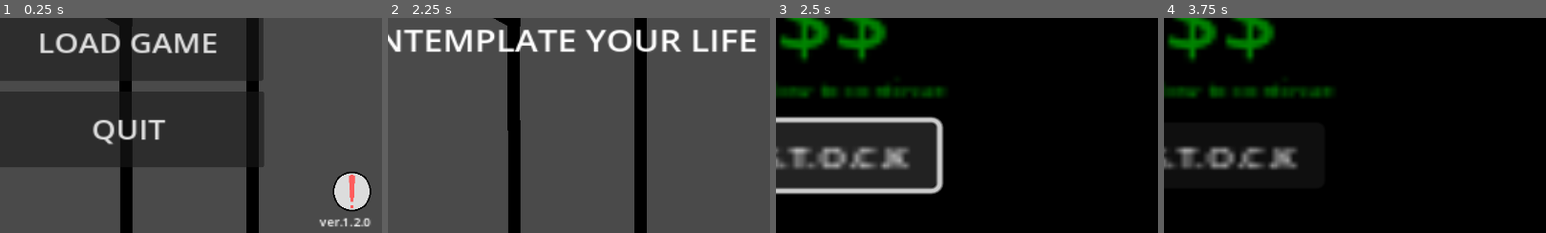
Above: before the commit, frames 1-4 (left to right).
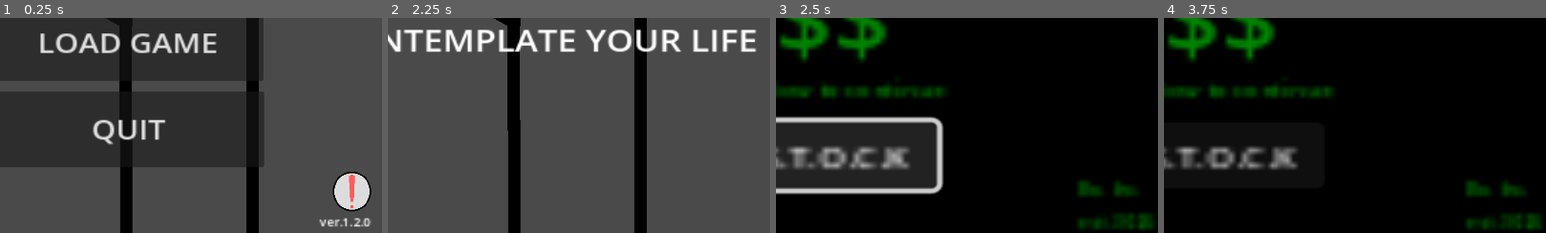
Above: after the commit, the same moments.

Repository: AwesomeGearBoy/capitalism-the-game
Game: Godot game, scene res://scenes/main.tscn
Two runs of this game, one before a commit and one after it. Both use one fixed random seed, a clock stepped at 60 frames per second and the inputs below.
Inputs:
- Up to frame 1 (0.25 s): no input
- Up to frame 2 (2.25 s): click "NEW GAME" at 0.5 s; click "YES" at 1.25 s; click "ENTER S.T.O.C.K" at 2 s
- Up to frame 3 (2.5 s): no input
- Up to frame 4 (3.75 s): click "ENTER S.T.O.C.K" at 2.75 s; click "$$ COLLECT REVENUE $$" at 3.5 s
The pictures show only the part of the screen within x 50-100%, y 50-100%; the shares and areas given below are measured in that part.

Frames 1-2 are identical in both runs. In frame 3, 1.7% of the frame differs, in the area x 79-99%, y 75-99%; in frame 4, 1.7%.
Error in both runs: Cannot call method 'store_string' on a null value. (res://scripts/savedata.gd:5)

Commit message:
More formatting to update

Diff:
--- a/scenes/main.tscn
+++ b/scenes/main.tscn
@@ -564,6 +564,16 @@
 theme_override_font_sizes/font_size = 12
 text = "ENTER S.T.O.C.K"
 
+[node name="BachIndustries" type="Label" parent="StockTitle"]
+offset_left = 104.125
+offset_top = 61.9704
+offset_right = 130.125
+offset_bottom = 82.9704
+theme_override_colors/font_color = Color(0, 0.517647, 0, 1)
+theme_override_font_sizes/font_size = 6
+text = "Ba. Inc.
+est. 3026"
+
 [node name="StockMarket" type="Sprite2D" parent="."]
 visible = false
 position = Vector2(724.75, 406)
@@ -597,6 +607,15 @@
 theme_override_font_sizes/font_size = 9
 text = "stock_price = $0"
 
+[node name="StockSellingPrice" type="Label" parent="StockMarket"]
+offset_left = -131.279
+offset_top = -47.9434
+offset_right = 11.7213
+offset_bottom = -33.9434
+theme_override_colors/font_color = Color(0, 0.517647, 0, 1)
+theme_override_font_sizes/font_size = 9
+text = "stock_selling_price = $0"
+
 [node name="StockVersion" type="Label" parent="StockMarket"]
 offset_left = -133.0
 offset_top = 73.0
@@ -604,18 +623,54 @@
 offset_bottom = 85.0
 theme_override_colors/font_color = Color(0, 0.517647, 0, 1)
 theme_override_font_sizes/font_size = 8
-text = "S.T.O.C.K system ver.1.298.98"
+text = "S.T.O.C.K system ver.1.987.9875"
 horizontal_alignment = 2
 
 [node name="LikeToDo" type="Label" parent="StockMarket"]
-offset_left = -131.0
-offset_top = -37.0
-offset_right = 74.0
-offset_bottom = -22.0
+offset_left = -130.91
+offset_top = -22.6108
+offset_right = 74.0897
+offset_bottom = -7.61084
 theme_override_colors/font_color = Color(0, 0.517647, 0, 1)
 theme_override_font_sizes/font_size = 9
 text = "what task do you wish to complete?"
 autowrap_mode = 3
+
+[node name="BreakingNews" type="Label" parent="StockMarket"]
+offset_left = -131.0
+offset_top = 17.0
+offset_right = 130.0
+offset_bottom = 74.0
+theme_override_colors/font_color = Color(1, 0, 0.0901961, 1)
+theme_override_font_sizes/font_size = 8
+text = "PROGRAM ERR: java.lang.personIsTooRich
+System crashing in 10 seconds
+final String LOCAL = \"Local man is too rich; breaking economy. The world can't handle it. Goodbye, sweet Earth. - Mr. Bachman\""
+autowrap_mode = 3
+
+[node name="BuyStock" type="Button" parent="StockMarket"]
+offset_left = -131.279
+offset_top = -6.90887
+offset_right = -46.2787
+offset_bottom = 15.0911
+theme_override_font_sizes/font_size = 10
+text = "BUY STOCK"
+
+[node name="SellStock" type="Button" parent="StockMarket"]
+offset_left = -44.1586
+offset_top = -6.90887
+offset_right = 40.8414
+offset_bottom = 15.0911
+theme_override_font_sizes/font_size = 10
+text = "SELL STOCK"
+
+[node name="QuitProgram" type="Button" parent="StockMarket"]
+offset_left = 42.0405
+offset_top = -6.90887
+offset_right = 127.04
+offset_bottom = 15.0911
+theme_override_font_sizes/font_size = 10
+text = "QUIT PROGRAM"
 
 [node name="Menu" parent="." instance=ExtResource("2_4nb71")]
 visible = false
